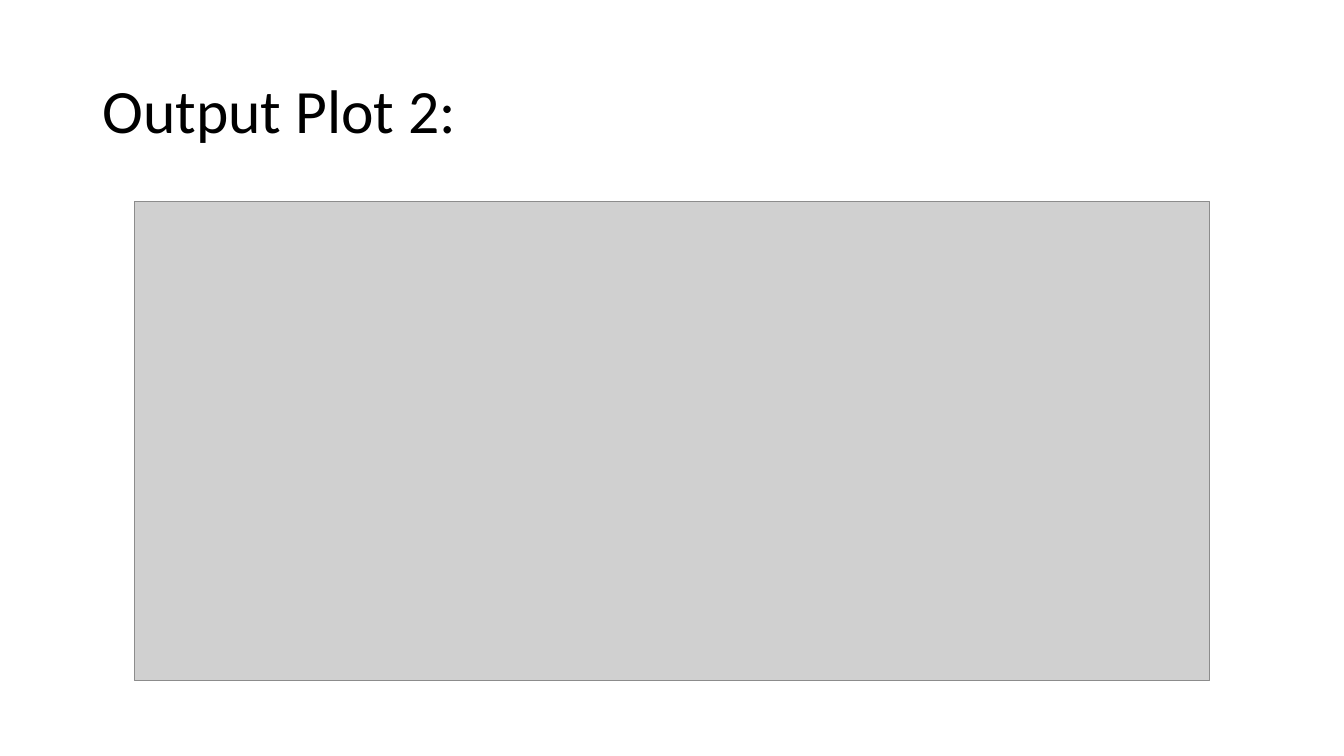
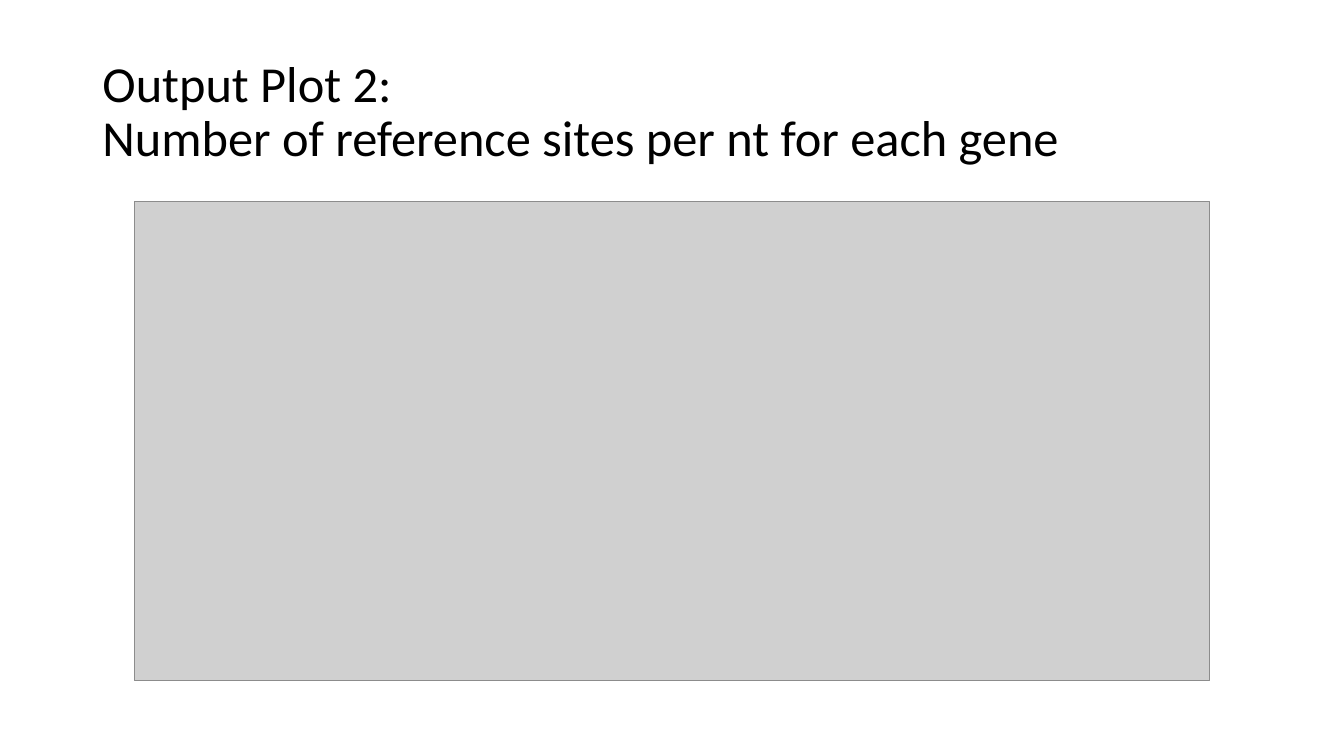
Before and after one commit to dfan/HST-2016, a slide deck: slide 6 of week_6/For_Zak.pptx (slide 7 before the commit). Drawn at 1344x756 pixels with LibreOffice and Linux fonts; fonts in the diff are those of the drawing; grey boxes stand for pictures. Boxes give left, top, right and bottom in pixels: in the first picture for what was removed or moved away, otherwise in the second. Text is boxed around its words. In the diff, an @@ line names an element or a change of style, - is before the commit and + after.

```diff
--- a/week_6/For_Zak.pptx
+++ b/week_6/For_Zak.pptx
@@ title at (102,67,1059,165): text changed; size 44 to 36 pt @@
-Output Plot 2:
+  Output Plot 2:
+  Number of reference sites per nt for each gene
```
Also in this commit, not shown: 16 other slides changed, 2 slides added, 2 slides removed, 20 other files.
